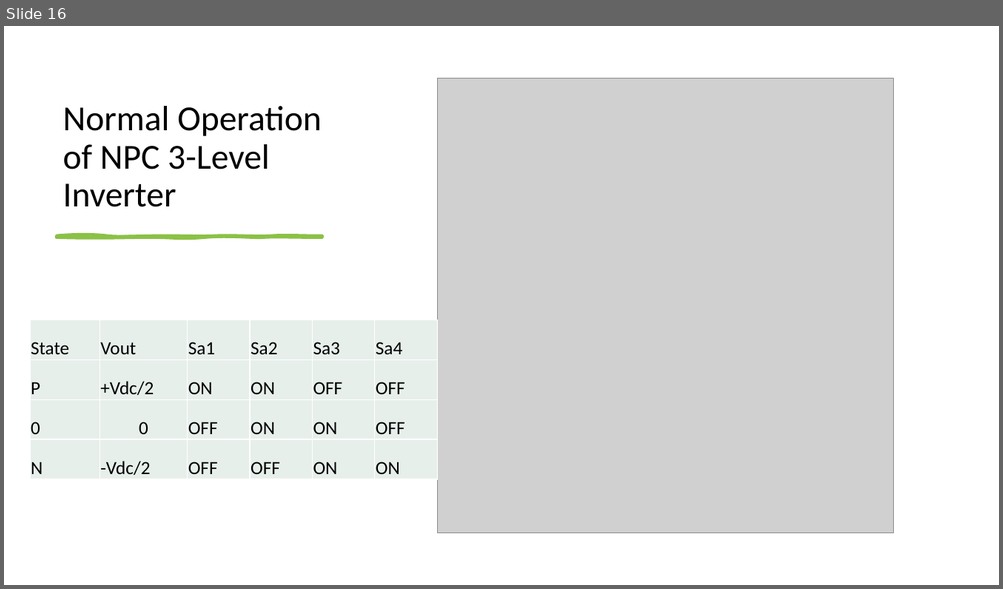
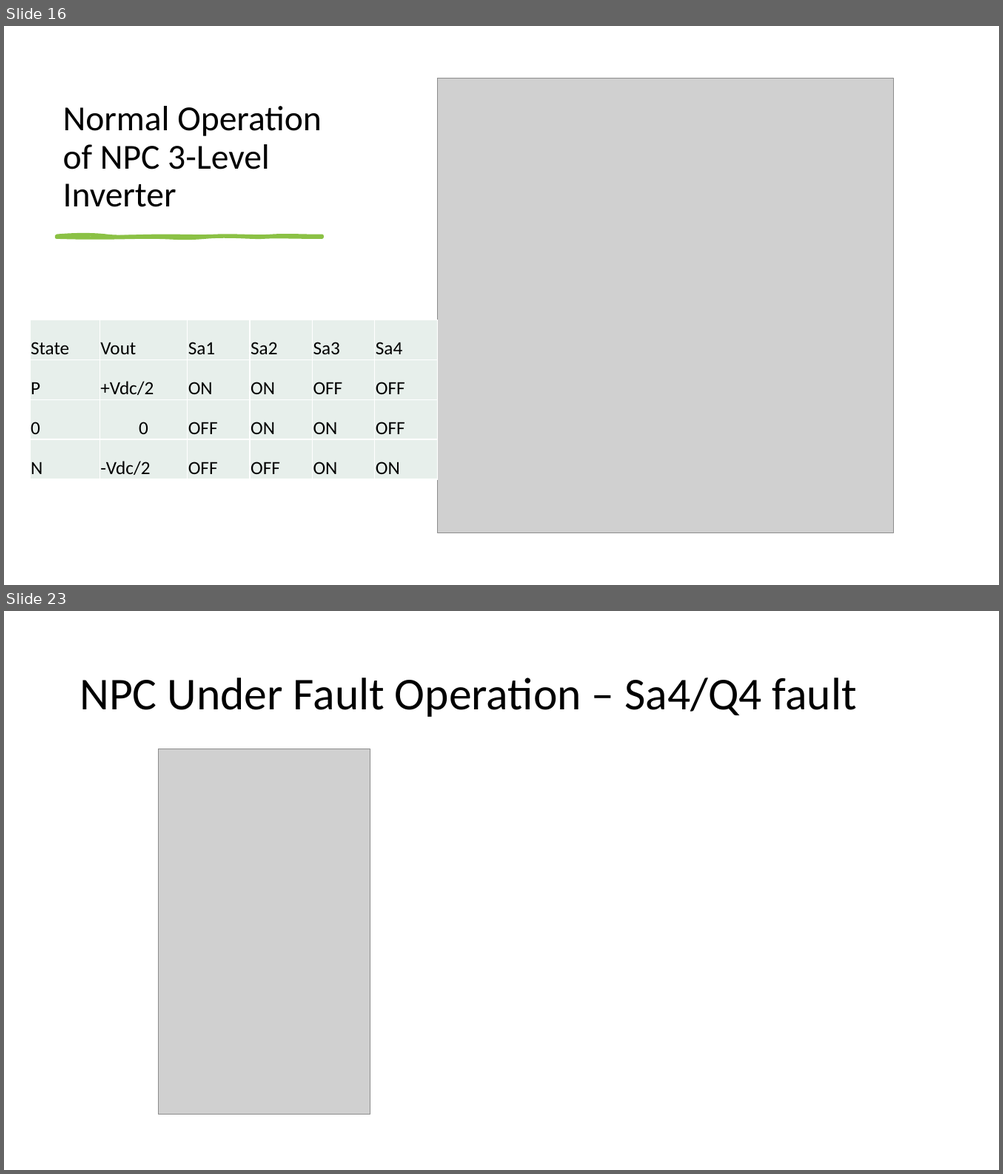
Before and after one commit to ahmetcan-akuz/Thesis, a slide deck: Reports/Fault_Tolerance.pptx. Shown one above the other, each under a label of ours: slide 16 before the commit, slides 16 and 23 after it; the slides between them are not shown. The pictures are 1003x589 and 1003x1174 pixels, drawn with LibreOffice and Linux fonts; fonts in the diff are those of the drawing; grey boxes stand for pictures. Boxes give left, top, right and bottom in pixels: in the first picture for what was removed or moved away, otherwise in the second. Text is boxed around its words. In the diff, an @@ line names an element or a change of style, - is before the commit and + after.

```diff
--- a/Reports/Fault_Tolerance.pptx
+++ b/Reports/Fault_Tolerance.pptx
@@ slide 23 added at <box>4,611,999,1170</box>, background #FFFFFF @@
@@ title added at <box>79,678,856,717</box>, 44 pt, text #000000 @@
+NPC Under Fault Operation – Sa4/Q4 fault
@@ picture added at <box>158,749,370,1116</box> @@
```
Also in this commit, not shown: 2 slides changed, 6 other slides added, 3 other files.
